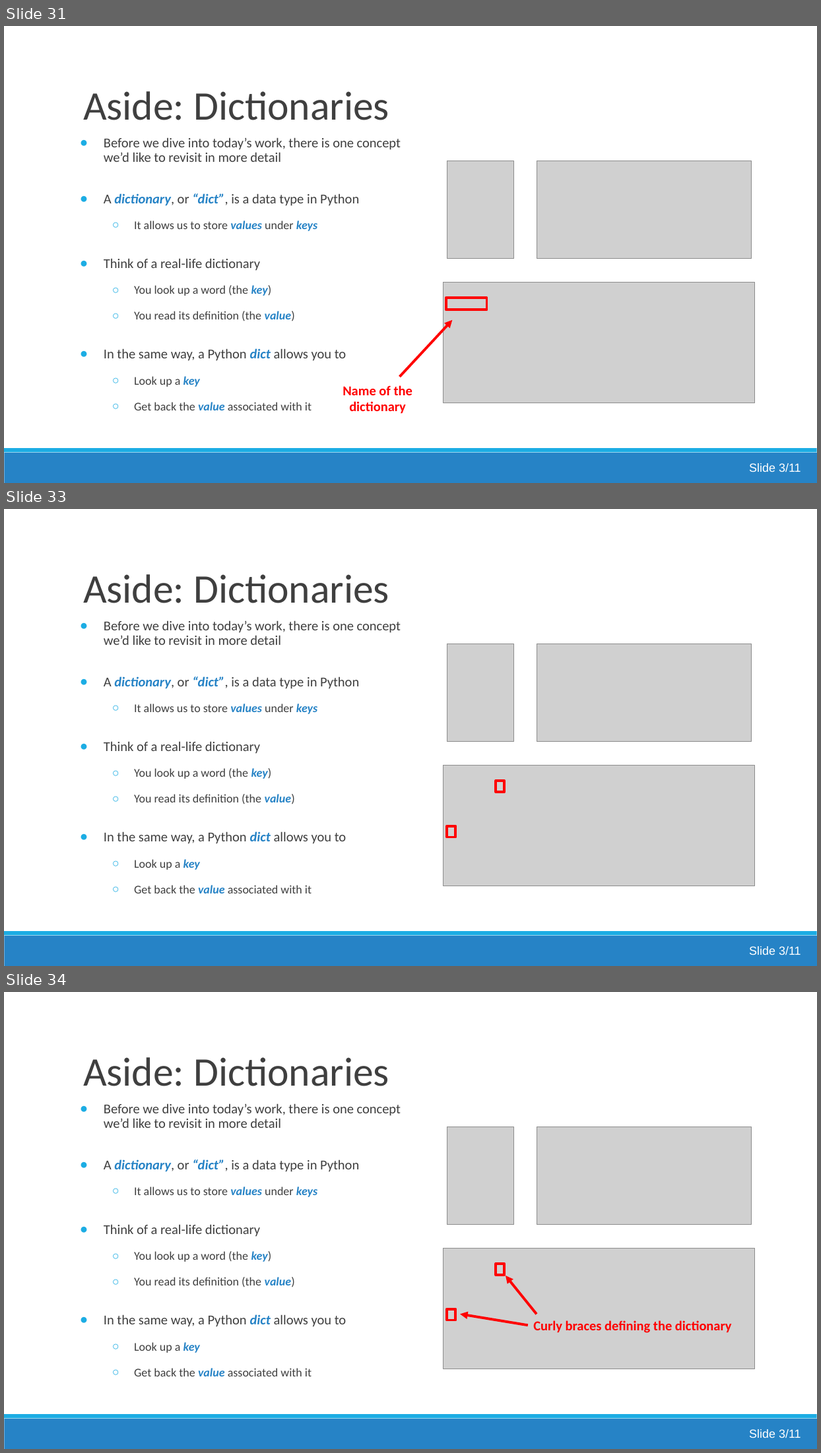
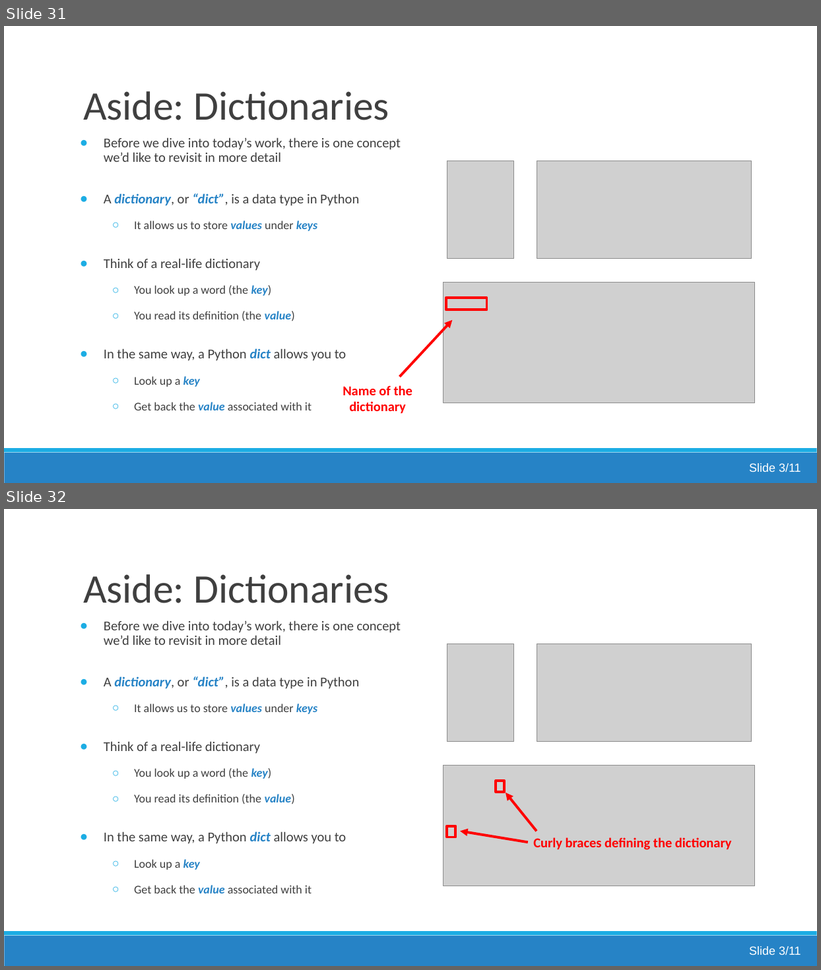
Before and after one commit to jsmartinstats/SCIF10002-2026, a slide deck: 05/Lecture5_consolidation.pptx. Shown one above the other, each under a label of ours: slides 31, 33 and 34 before the commit, slides 31 and 32 after it; the slides between them are not shown. The pictures are 821x1453 and 821x970 pixels, drawn with LibreOffice and Linux fonts; fonts in the diff are those of the drawing; grey boxes stand for pictures. Boxes give left, top, right and bottom in pixels: in the first picture for what was removed or moved away, otherwise in the second. Text is boxed around its words. In the diff, an @@ line names an element or a change of style, - is before the commit and + after.

```diff
--- a/05/Lecture5_consolidation.pptx
+++ b/05/Lecture5_consolidation.pptx
@@ slide 33 removed at [4, 509, 817, 966], background #FFFFFF; not listed: 2 template elements that a slide beside it also shows @@
@@ title removed at [83, 574, 389, 603] @@
-Aside: Dictionaries
@@ rectangle removed at [65, 601, 798, 643] @@
@@ text removed at [104, 621, 401, 894] @@
-● Before we dive into today’s work, there is one concept we’d like to revisit in more detail
-● A dictionary, or “dict”, is a data type in Python
-  ○ It allows us to store values under keys
-● Think of a real-life dictionary
-  ○ You look up a word (the key)
-  ○ You read its definition (the value)
-● In the same way, a Python dict allows you to
-  ○ Look up a key
-  ○ Get back the value associated with it
@@ picture removed at [448, 644, 515, 742] @@
@@ picture removed at [537, 644, 752, 742] @@
@@ picture removed at [444, 765, 756, 886] @@
@@ rectangle removed at [496, 781, 505, 792] @@
@@ rectangle removed at [448, 826, 456, 837] @@
@@ text removed at [749, 947, 801, 955] @@
-Slide 3/11
@@ what was slide 34 is now slide 32 @@
```
Also in this commit, not shown: 1 other slide removed, 12 other files.
